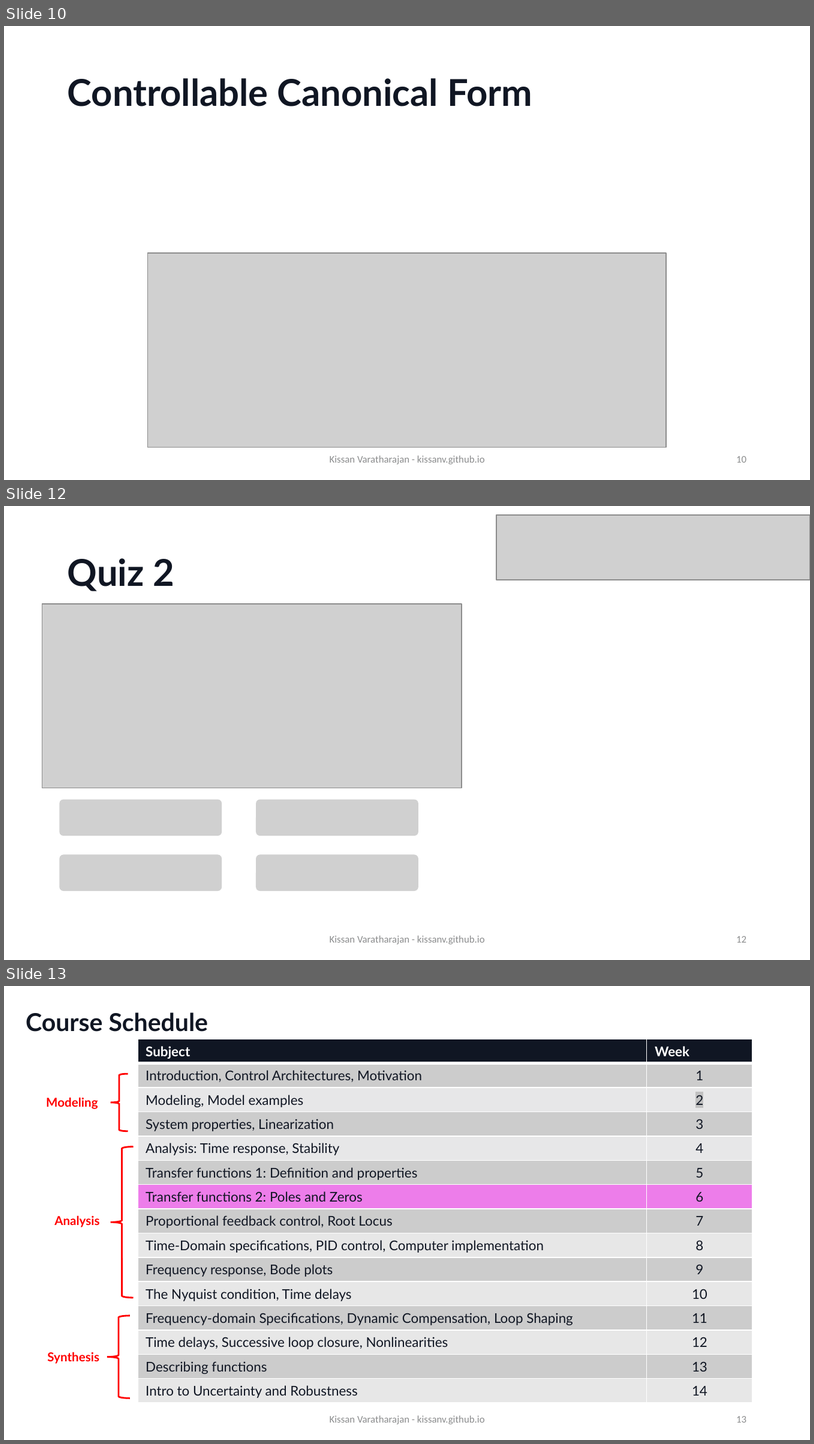
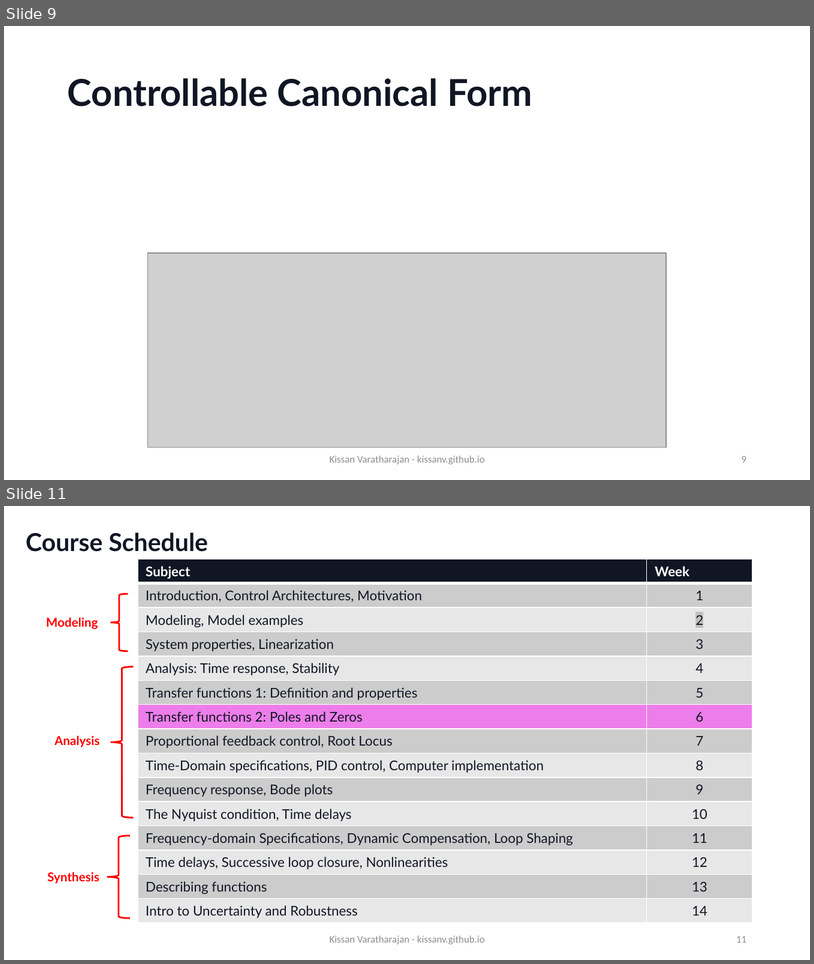
Before and after one commit to KissanV/KissanV.github.io, a slide deck: pdfs/CS1/CS1_Week6_kvaratharaja_empty.pptx. Shown one above the other, each under a label of ours: slides 10, 12 and 13 before the commit, slides 9 and 11 after it; the slides between them are not shown. The pictures are 814x1444 and 814x964 pixels, drawn with LibreOffice and Linux fonts; fonts in the diff are those of the drawing; grey boxes stand for pictures; background and template pictures are left out. Boxes give left, top, right and bottom in pixels: in the first picture for what was removed or moved away, otherwise in the second. Text is boxed around its words. In the diff, an @@ line names an element or a change of style, - is before the commit and + after.

```diff
--- a/pdfs/CS1/CS1_Week6_kvaratharaja_empty.pptx
+++ b/pdfs/CS1/CS1_Week6_kvaratharaja_empty.pptx
@@ slide 12 removed at [4, 506, 810, 960], background #FFFFFF @@
@@ picture removed at [497, 515, 810, 579] @@
@@ title removed at [68, 558, 175, 591] @@
-Quiz 2
@@ picture removed at [42, 604, 462, 787] @@
@@ picture removed at [60, 799, 222, 836] @@
@@ picture removed at [257, 799, 419, 836] @@
@@ picture removed at [60, 855, 222, 891] @@
@@ picture removed at [257, 855, 419, 891] @@
@@ text removed at [330, 935, 485, 944] @@
-Kissan Varatharajan - kissanv.github.io
@@ page number removed at [737, 936, 747, 942] @@
-12
@@ what was slide 10 is now slide 9 @@
@@ page number at [742, 456, 747, 462]: text changed @@
-10
+9
@@ what was slide 13 is now slide 11 @@
@@ page number at [737, 936, 747, 942]: text changed @@
-13
+11
```
Also in this commit, not shown: 5 slides changed, 3 other slides removed, 4 other files.
